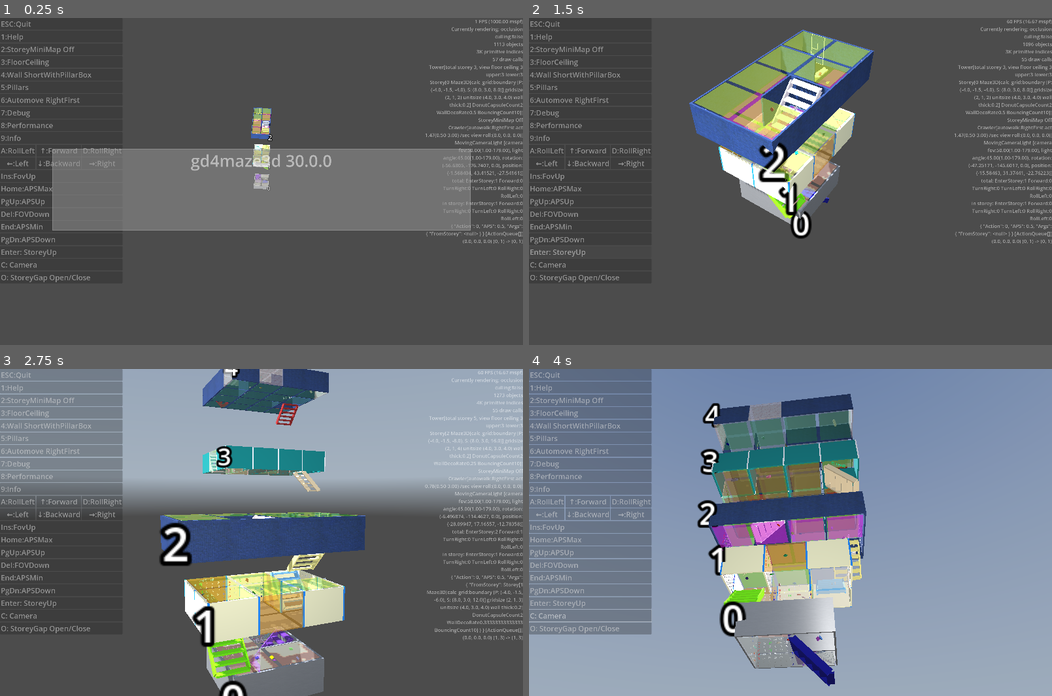
Above: before the commit, frames 1-4 (two rows, left to right).
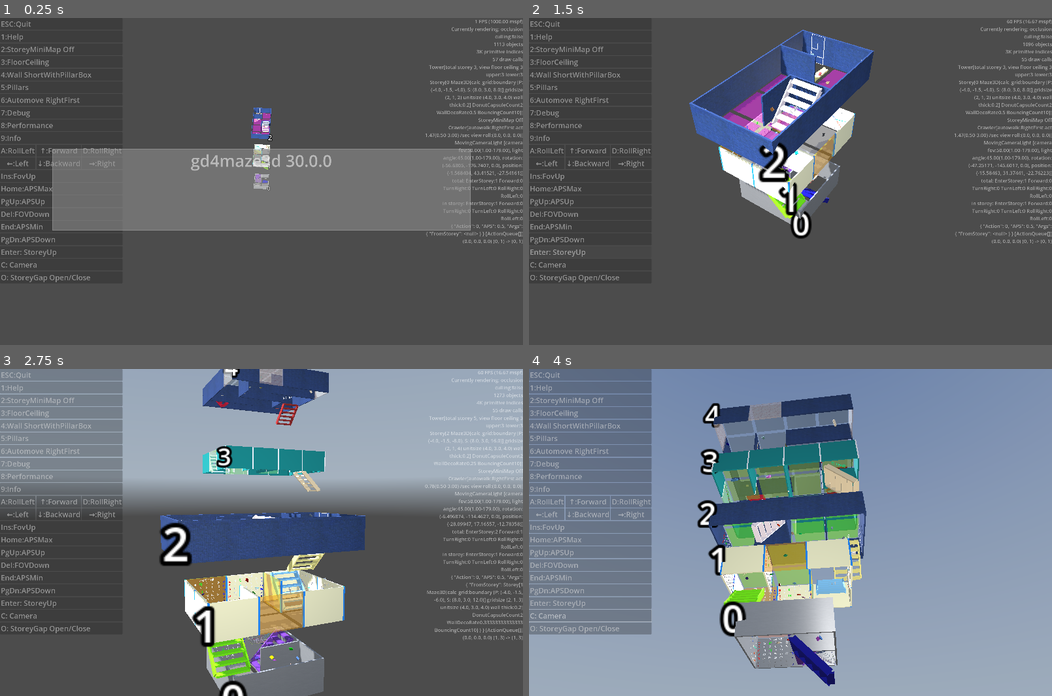
Above: after the commit, the same moments.

Repository: kasworld/gd4maze3d
Game: Godot game, scene res://main.tscn
Two runs of this game, one before a commit and one after it. Both use one fixed random seed, a clock stepped at 60 frames per second and the inputs below. A sky picture missing from this copy of the repository is replaced by a grey-blue gradient.
Inputs (mouse positions are in pixels of both pictures, inside the frame that each line leads up to):
- Up to frame 1 (0.25 s): no input
- Up to frame 2 (1.5 s): click "Enter: StoreyUp" at 0.5 s; click "Enter: StoreyUp" at 1.25 s
- Up to frame 3 (2.75 s): tap Enter at 2 s; move the mouse to (376, 516) at 2.02 s; hold Right from 2.03 s (still down); tap Q at 2.1 s; click (376, 516) at 2.17 s
- Up to frame 4 (4 s): move the mouse to (685, 548) at 2.77 s; release Right at 2.78 s; hold Down 2.78-3.53 s; tap E at 2.85 s; move the mouse to (842, 460) at 3.52 s; hold Right from 3.53 s (still down); tap 1 at 3.6 s

The runs differ from the first frame. In frame 1, 0.3% of the frame differs, in the area x 48-52%, y 27-52%; in frame 2, 4.8%; in frame 3, 3.2%; in frame 4, 6.0%, in the area x 34-64%, y 12-91%.

Commit message:
add init_floor_ceiling_plane

Diff:
--- a/maze_3d/maze_3d.gd
+++ b/maze_3d/maze_3d.gd
@@ -80,7 +80,7 @@
 	make_cylinder_pillas()
 	make_wall_by_maze()
 
-func init_floor_ceiling(grid_count :Vector2i, height :float, size_rate :float, co_floor :Color, co_ceiling :Color) -> Maze3D:
+func init_floor_ceiling_box(grid_count :Vector2i, height :float, size_rate :float, co_floor :Color, co_ceiling :Color) -> Maze3D:
 	var grid_count_3d := Vector3i(grid_count.x, 1, grid_count.y)
 	var net_size :Vector2 = PreCalced.SizeV2
 	$Floor.init_plot3d_box(Vector3(net_size.x, height, net_size.y), grid_count_3d, size_rate, true).fill_all(co_floor)
@@ -88,6 +88,21 @@
 	$Ceiling.init_plot3d_box(Vector3(net_size.x, height, net_size.y), grid_count_3d, size_rate, true).fill_all(co_ceiling)
 	$Ceiling.position.y += calc_grid.unit_size.y/2 +height/2
 	return self
+
+func init_floor_ceiling_plane(grid_count :Vector2i, height :float, size_rate :float, co_floor :Color, co_ceiling :Color) -> Maze3D:
+	var net_size :Vector2 = PreCalced.SizeV2
+	var grid_count_3d := Vector3i(grid_count.x, 1, grid_count.y)
+	var cg = Plot3D.MakeCalcGrid(Vector3(net_size.x, height, net_size.y), grid_count_3d)
+	var mesh := PlaneMesh.new()
+	mesh.size = Vector2(cg.unit_size.x,cg.unit_size.z) *size_rate
+	mesh.material = Plot3D.MakeMultiMeshColorMaterial(true)
+	$Floor.init_plot3d_mesh_calcgrid(mesh, cg).fill_all(co_floor)
+	$Floor.position.y -= calc_grid.unit_size.y/2 +height/2
+	$Ceiling.init_plot3d_mesh_calcgrid(mesh, cg).fill_all(co_ceiling)
+	$Ceiling.position.y += calc_grid.unit_size.y/2 +height/2
+	$Ceiling.cell_rotation_x = PI
+	return self
+
 
 func get_floor() -> Plot3D:
 	return $Floor
--- a/storey/storey.gd
+++ b/storey/storey.gd
@@ -80,7 +80,7 @@
 	maze3d = preload("res://maze_3d/maze_3d.tscn").instantiate()
 	maze3d.init_params(maze2d, cell_size, cell_size.y *0.05, 1.0/(grid_size.x*grid_size.y))
 	sw.split("maze3d init_params")
-	maze3d.init_floor_ceiling(grid_size, floor_ceiling_height, 0.9,
+	maze3d.init_floor_ceiling_plane(grid_size, floor_ceiling_height, 0.9,
 		Color(RandomColorIter.get_and_next(), 0.5),
 		Color(RandomColorIter.get_and_next(), 0.5),
 	)
